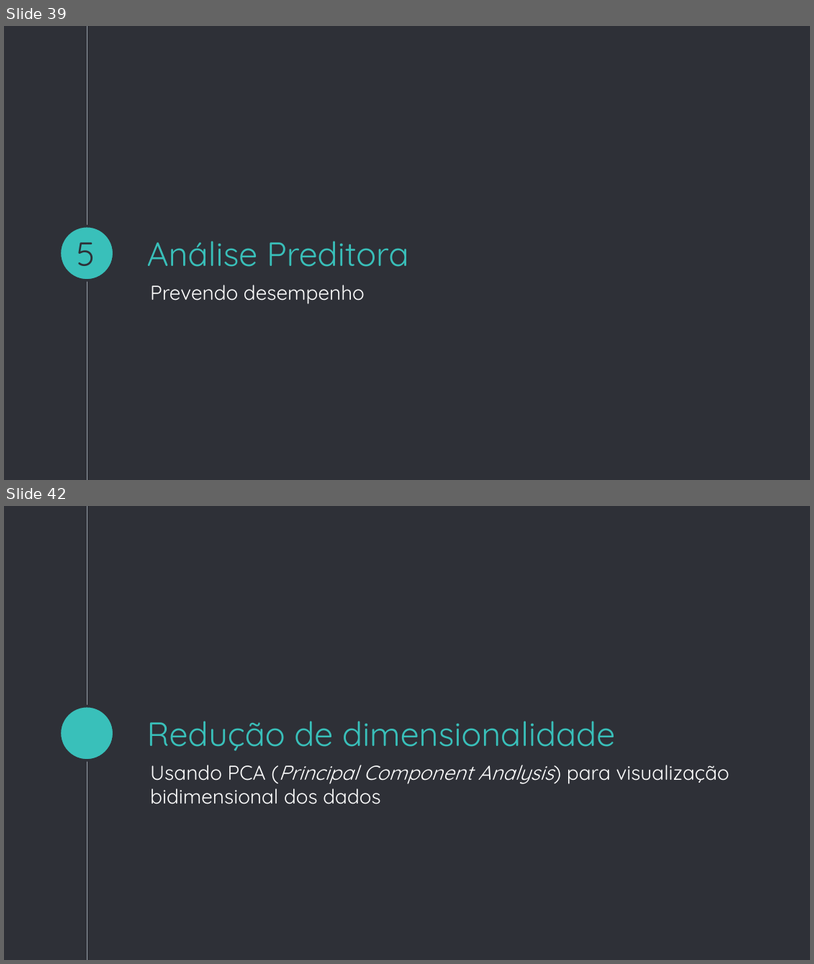
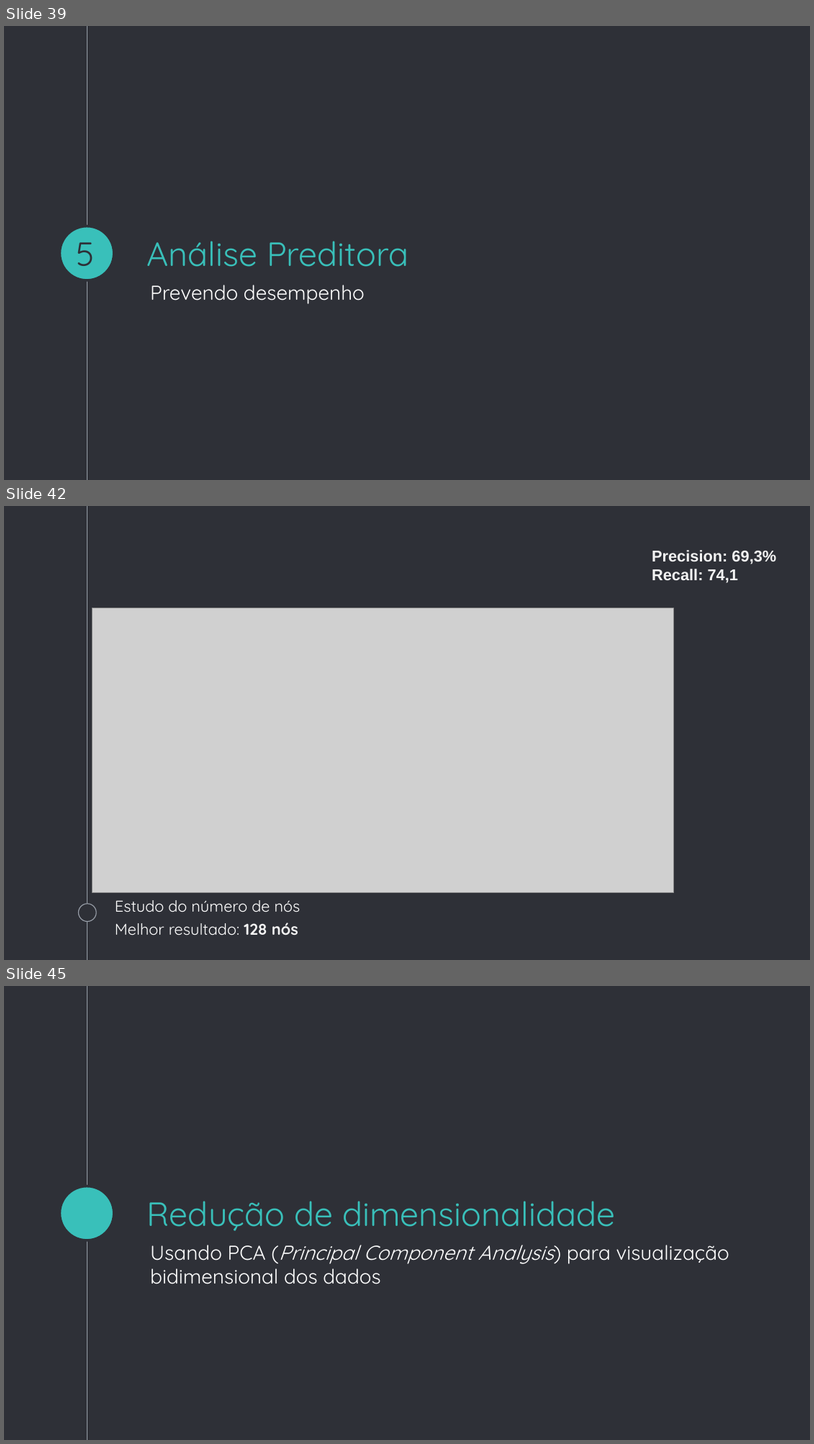
Before and after one commit to gustavomccoelho/ENEM-Test-Performance-Prediction, a slide deck: Apresentacao_Previsao_de_Desempenho_ENEM.pptx. Shown one above the other, each under a label of ours: slides 39 and 42 before the commit, slides 39, 42 and 45 after it; the slides between them are not shown. The pictures are 814x964 and 814x1444 pixels, drawn with LibreOffice and Linux fonts; fonts in the diff are those of the drawing; grey boxes stand for pictures. Boxes give left, top, right and bottom in pixels: in the first picture for what was removed or moved away, otherwise in the second. Text is boxed around its words. In the diff, an @@ line names an element or a change of style, - is before the commit and + after.

```diff
--- a/Apresentacao_Previsao_de_Desempenho_ENEM.pptx
+++ b/Apresentacao_Previsao_de_Desempenho_ENEM.pptx
@@ slide 42 added at (4, 506, 810, 960), background #2E3037; not listed: 1 template element that a slide beside it also shows @@
@@ text added at (652, 550, 777, 583), 14 pt, text #F3F3F3, bold @@
+Precision: 69,3%
+Recall: 74,1
@@ picture added at (93, 608, 674, 893) @@
@@ ellipse added at (78, 903, 96, 921), fill #2E3037, outline #999FA9 0.75 pt @@
@@ text added at (115, 900, 301, 934), 14 pt, text #FFFFFF @@
+Estudo do número de nós
+Melhor resultado: 128 nós
@@ what was slide 42 is now slide 45 @@
```
Also in this commit, not shown: 2 slides changed, 2 other slides added.
